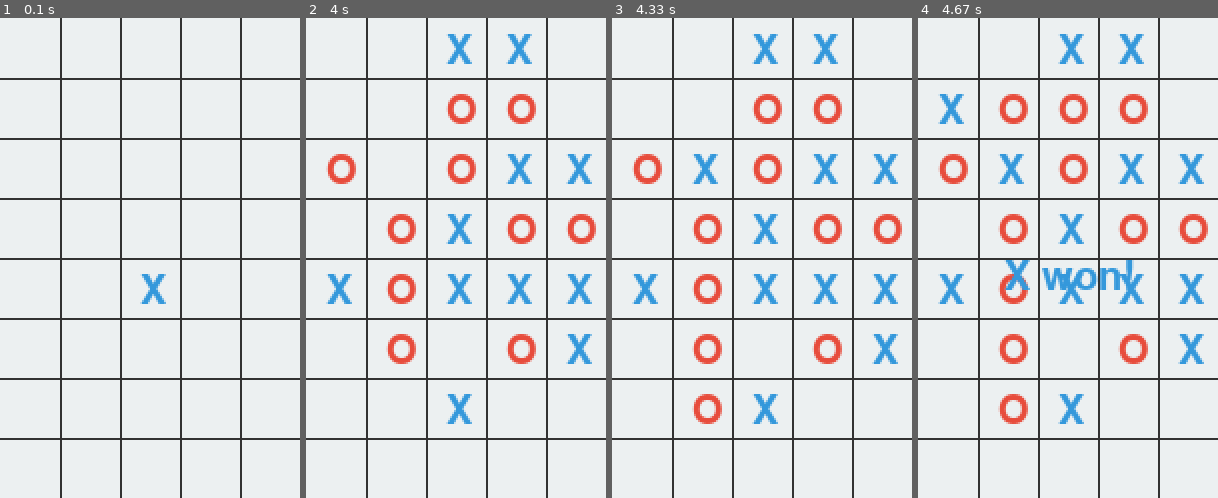
Above: before the commit, frames 1-4 (left to right).
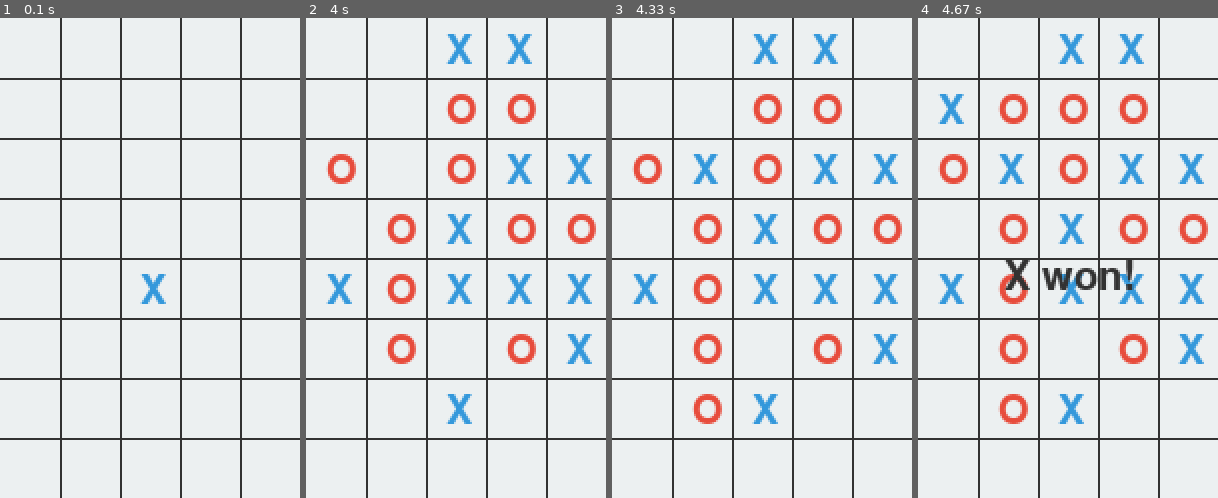
Above: after the commit, the same moments.

Repository: i0z0m/tic-tac-toe-pygame
Game: pygame game, started from src/tic_tac_toe_pygame/main.py
Two runs of this game, one before a commit and one after it. Both use one fixed random seed, a clock stepped at 60 frames per second and the inputs below.
Inputs (mouse positions are in pixels of both pictures, inside the frame that each line leads up to):
- Up to frame 1 (0.1 s): no input
- Up to frame 2 (4 s): click (552, 243) at 0.38 s; click (384, 262) at 0.72 s; click (501, 90) at 1.05 s; click (462, 94) at 1.38 s; click (447, 176) at 1.72 s; click (531, 330) at 2.05 s; click (534, 214) at 2.38 s; click (360, 195) at 3.22 s; click (384, 344) at 3.55 s; click (369, 229) at 3.88 s
- Up to frame 3 (4.33 s): click (717, 397) at 4.25 s
- Up to frame 4 (4.67 s): click (1020, 104) at 4.55 s

Frames 1-3 are identical in both runs. In frame 4, 1.2% of the frame differs, in the area x 28-72%, y 50-57%.

Commit message:
Changed the color of the victory judgment text

Diff:
--- a/src/tic_tac_toe_pygame/main.py
+++ b/src/tic_tac_toe_pygame/main.py
@@ -116,9 +116,8 @@
 
 
 def display_winner(screen: pygame.Surface, winner: str) -> None:
-    text_color = BLUE if winner == 'X' else RED if winner == 'O' else BLACK
     font = pygame.font.Font(None, FONT_SIZE)
-    text = font.render(f" {winner} won!" if winner != 'Draw' else "  Draw!", True, text_color)
+    text = font.render(f" {winner} won!" if winner != 'Draw' else "  Draw!", True, BLACK)
     screen.blit(text, (WIDTH // 4, HEIGHT // 2))
 
 
